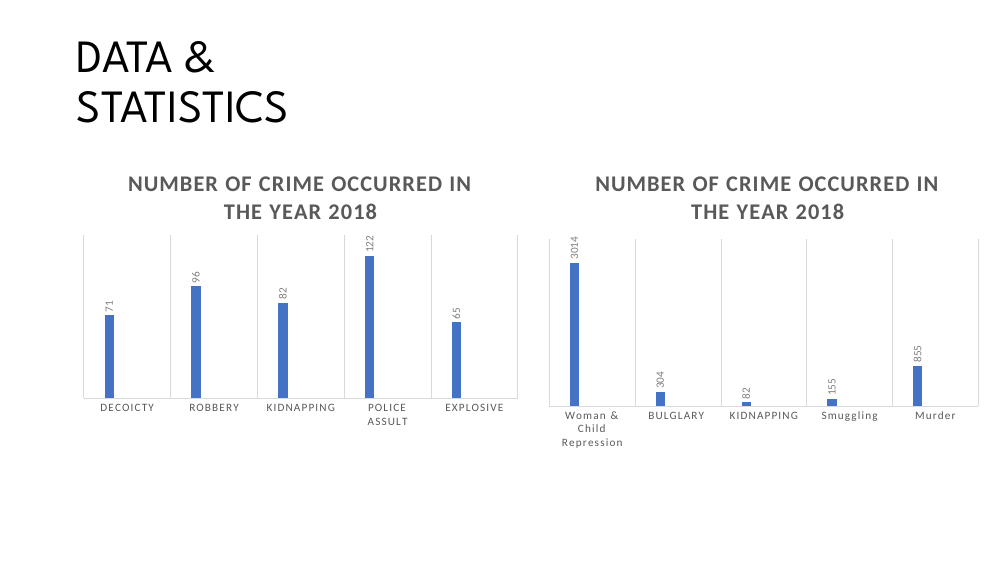
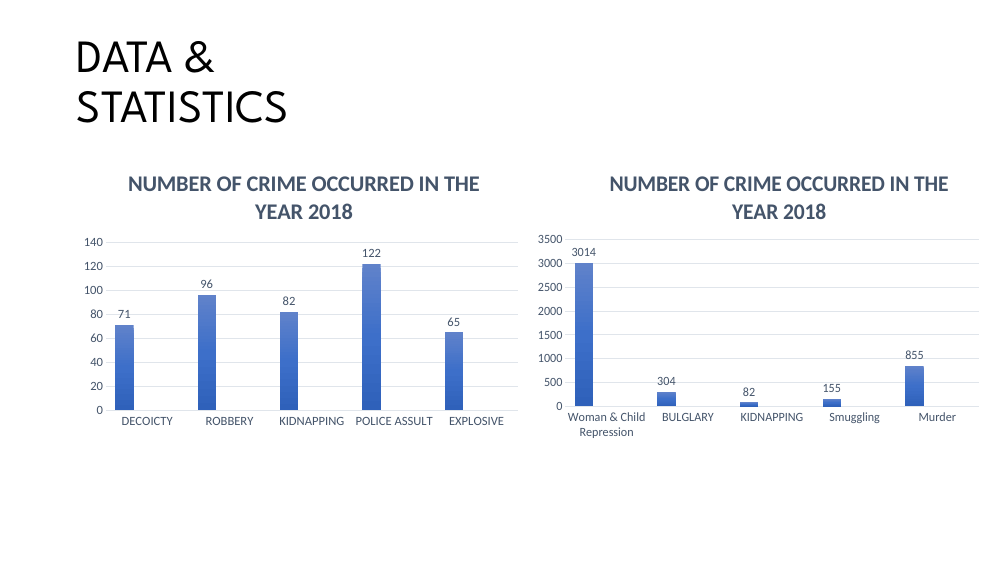
Before and after one commit to Tishat2247019/SUMMER-22-23, a slide deck: slide 8 of BGS/FINAL PRESENTATION/CRIME IN DHAKA CITY.pptx. Drawn at 1008x567 pixels with LibreOffice and Linux fonts; fonts in the diff are those of the drawing. Boxes give left, top, right and bottom in pixels: in the first picture for what was removed or moved away, otherwise in the second. Text is boxed around its words. In the diff, an @@ line names an element or a change of style, - is before the commit and + after.

```diff
--- a/BGS/FINAL PRESENTATION/CRIME IN DHAKA CITY.pptx
+++ b/BGS/FINAL PRESENTATION/CRIME IN DHAKA CITY.pptx
@@ column chart at <box>75,151,527,434</box> @@
@@ colour of Series 1 #4472C4 to gradient #6183CB to #3E70CA to #3062BB @@
@@ data labels of Series 1 changed @@
@@ colour of Series 2 #ED7D31 to gradient #F18C57 to #F67B28 to #E56C19 @@
@@ data labels of Series 2 changed @@
@@ colour of Series 3 #A5A5A5 to gradient #AFAFAF to #A5A5A5 to #939393 @@
@@ data labels of Series 3 changed @@
@@ category axis changed @@
@@ value axis changed @@
@@ bar spacing changed @@
@@ column chart at <box>538,151,990,461</box> @@
@@ colour of Series 1 #4472C4 to gradient #6183CB to #3E70CA to #3062BB @@
@@ data labels of Series 1 changed @@
@@ colour of Series 2 #ED7D31 to gradient #F18C57 to #F67B28 to #E56C19 @@
@@ data labels of Series 2 changed @@
@@ colour of Series 3 #A5A5A5 to gradient #AFAFAF to #A5A5A5 to #939393 @@
@@ data labels of Series 3 changed @@
@@ category axis changed @@
@@ value axis changed @@
@@ bar spacing changed @@
```
Also in this commit, not shown: 1 other slide changed, 3 slides added.
